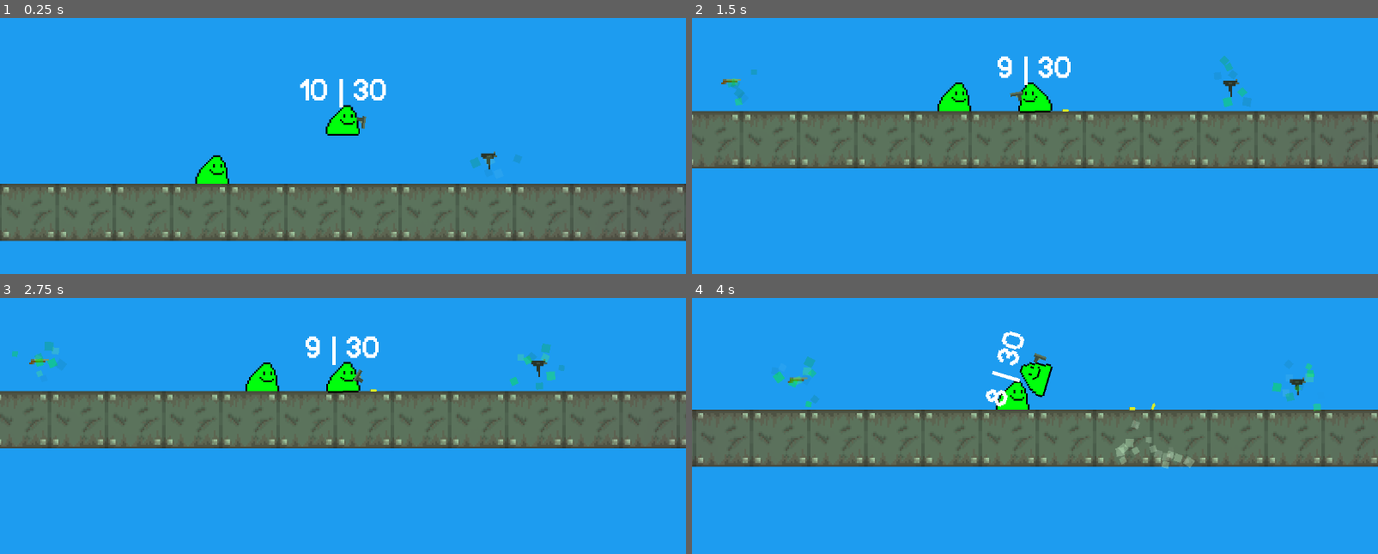
Above: before the commit, frames 1-4 (two rows, left to right).
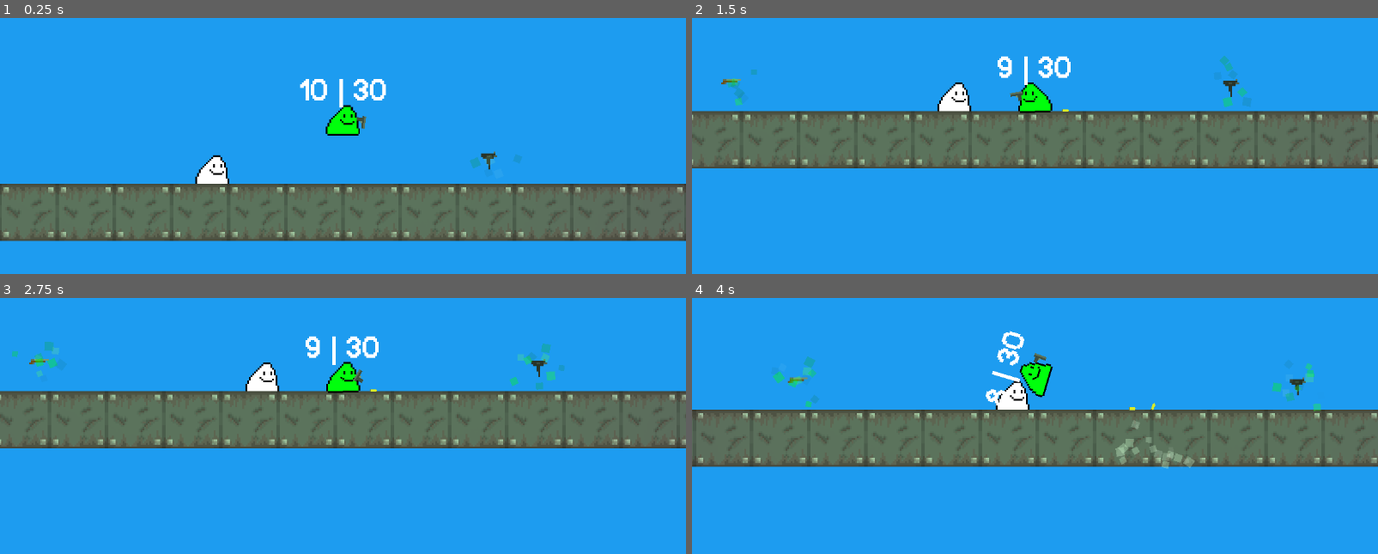
Above: after the commit, the same moments.

Repository: a0fefd/blobs-with-guns-remastered
Game: Godot game, scene res://scenes/levels/world.tscn
The game is run twice, just before and just after one commit, with the same random seed, the same clock (stepped at 60 frames per second) and the same inputs.
Inputs (mouse positions are in pixels of both pictures, inside the frame that each line leads up to):
- Up to frame 1 (0.25 s): no input
- Up to frame 2 (1.5 s): move the mouse to (1185, 79) at 0.52 s; press the mouse at (1185, 79) at 0.53 s; move the mouse to (897, 117) at 1.27 s; release the mouse at (897, 117) at 1.28 s; tap F (focus) at 1.35 s
- Up to frame 3 (2.75 s): move the mouse to (outside the picture) at 2.02 s; tap Mouse wheel up (next_gun) at 2.1 s
- Up to frame 4 (4 s): tap Enter at 2.75 s; move the mouse to (1000, 454) at 2.77 s; tap Mouse wheel down (prev_gun) at 2.85 s; move the mouse to (1240, 436) at 3.52 s; press the mouse at (1240, 436) at 3.53 s

The runs differ from the first frame. In frame 1, 0.3% of the frame differs, in the area x 28-52%, y 37-65%; in frame 2, 0.3%; in frame 3, 0.3%; in frame 4, 0.3%.

Commit message:
Make gore coloured and change blob sprite system

Diff:
--- a/scenes/blobs/blob.tscn
+++ b/scenes/blobs/blob.tscn
@@ -1,7 +1,8 @@
-[gd_scene load_steps=3 format=3 uid="uid://dhp7pmx1h136u"]
+[gd_scene load_steps=4 format=3 uid="uid://dhp7pmx1h136u"]
 
 [ext_resource type="Script" path="res://scripts/blob.gd" id="1_ekyi1"]
-[ext_resource type="Texture2D" uid="uid://dstj6cpmsn0q" path="res://sprites/blobs/blobs.png" id="1_q5knr"]
+[ext_resource type="Texture2D" uid="uid://dvoxi4g4a663o" path="res://sprites/blobs/blank_blobs.png" id="2_jbfef"]
+[ext_resource type="Texture2D" uid="uid://bwm8fhku1whdp" path="res://sprites/blobs/blob_faces.png" id="3_0nwug"]
 
 [node name="Blob" type="RigidBody2D" groups=["Blobs", "Hittable"]]
 collision_layer = 3
@@ -9,7 +10,12 @@
 script = ExtResource("1_ekyi1")
 
 [node name="Sprite2D" type="Sprite2D" parent="."]
-texture = ExtResource("1_q5knr")
+texture = ExtResource("2_jbfef")
+vframes = 2
+
+[node name="Face" type="Sprite2D" parent="Sprite2D"]
+position = Vector2(2.5, -0.5)
+texture = ExtResource("3_0nwug")
 vframes = 2
 
 [node name="CollisionPolygon2D" type="CollisionPolygon2D" parent="."]
--- a/scenes/blobs/player.tscn
+++ b/scenes/blobs/player.tscn
@@ -13,6 +13,9 @@
 gun = ExtResource("3_cwe7h")
 focus_time_scale = 0.2
 screen_shake_ratio = 0.02
+
+[node name="Sprite2D" parent="." index="0"]
+modulate = Color(0, 1, 0.0470588, 1)
 
 [node name="Camera2D" type="Camera2D" parent="." index="3"]
 zoom = Vector2(3, 3)
--- a/scripts/blob.gd
+++ b/scripts/blob.gd
@@ -30,6 +30,7 @@
 	world.add_child(gore_inst)
 	gore_inst.global_transform = global_transform
 	gore_inst.rotation = direction
+	gore_inst.modulate = sprite.modulate
 
 	if hp < 0:
 		queue_free()
Binary file added: sprites/blobs/blank_blobs.png
Not shown, added: sprites/blobs/blank_blobs.png.import
Binary file added: sprites/blobs/blob_faces.png
Not shown, added: sprites/blobs/blob_faces.png.import
Not shown, added: sprites/blobs/blank_blobs.piskel
Not shown, added: sprites/blobs/blob_faces.piskel
